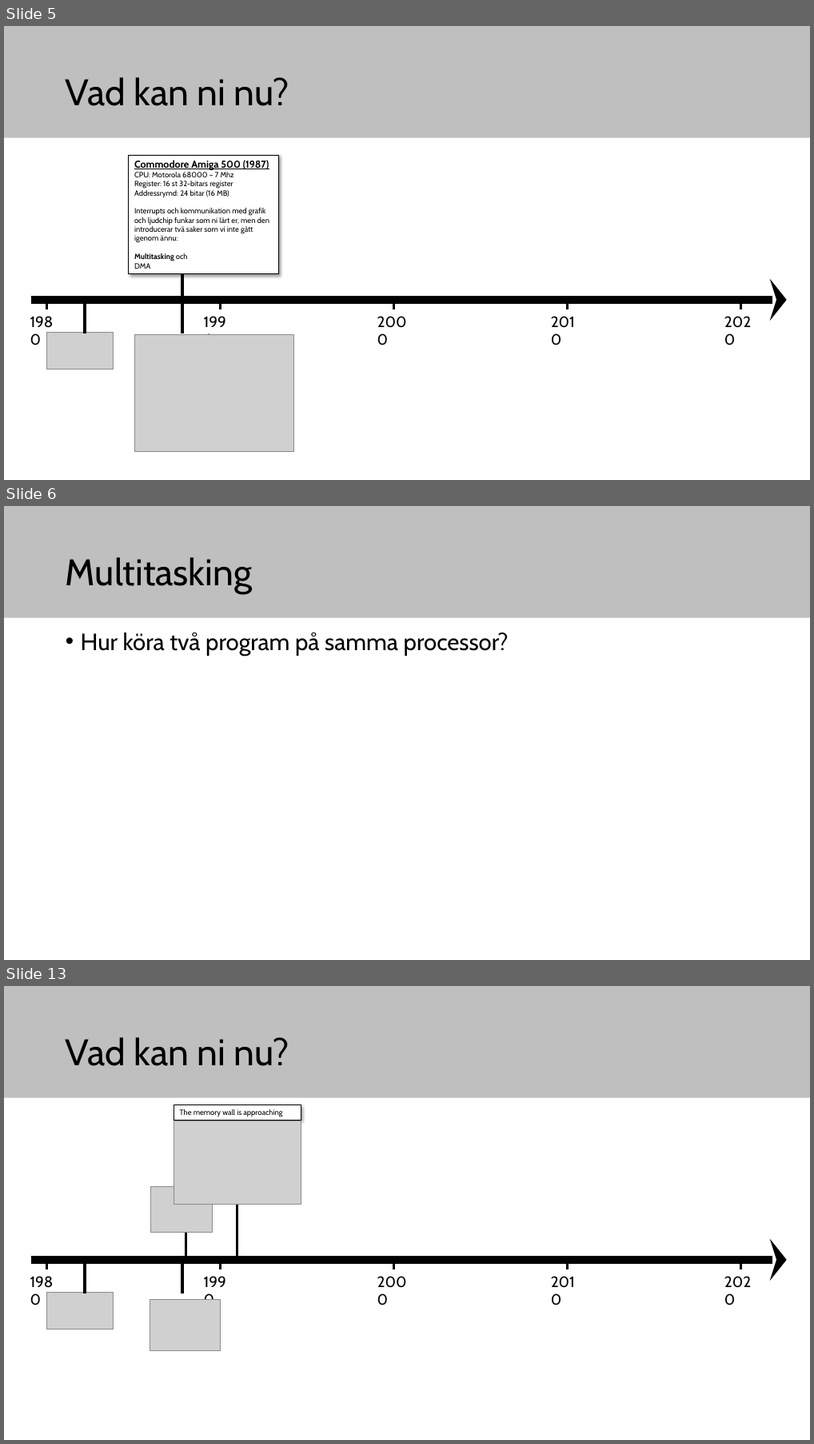
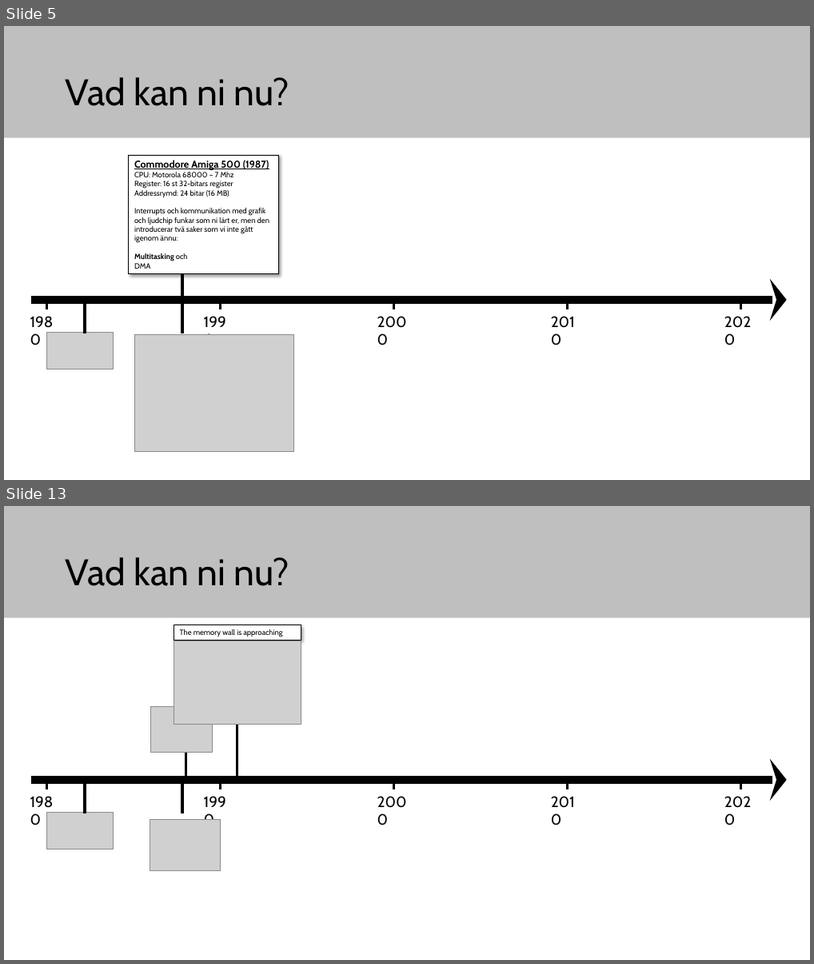
Before and after one commit to elias-at-chalmers/mop-lecture_notes-mirror, a slide deck: slides/lecture12_future_and_wrapup.pptx. Shown one above the other, each under a label of ours: slides 5, 6 and 13 before the commit, slides 5 and 13 after it; the slides between them are not shown. The pictures are 814x1444 and 814x964 pixels, drawn with LibreOffice and Linux fonts; fonts in the diff are those of the drawing; grey boxes stand for pictures. Boxes give left, top, right and bottom in pixels: in the first picture for what was removed or moved away, otherwise in the second. Text is boxed around its words. In the diff, an @@ line names an element or a change of style, - is before the commit and + after.

```diff
--- a/slides/lecture12_future_and_wrapup.pptx
+++ b/slides/lecture12_future_and_wrapup.pptx
@@ slide 6 removed at [4, 506, 810, 960], background #FFFFFF; not listed: 1 template element that a slide beside it also shows @@
@@ title removed at [66, 557, 252, 594] @@
-Multitasking
@@ text removed at [81, 632, 509, 656] @@
-• Hur köra två program på samma processor?
```
Also in this commit, not shown: 4 slides changed, 9 slides added, 6 other slides removed.
